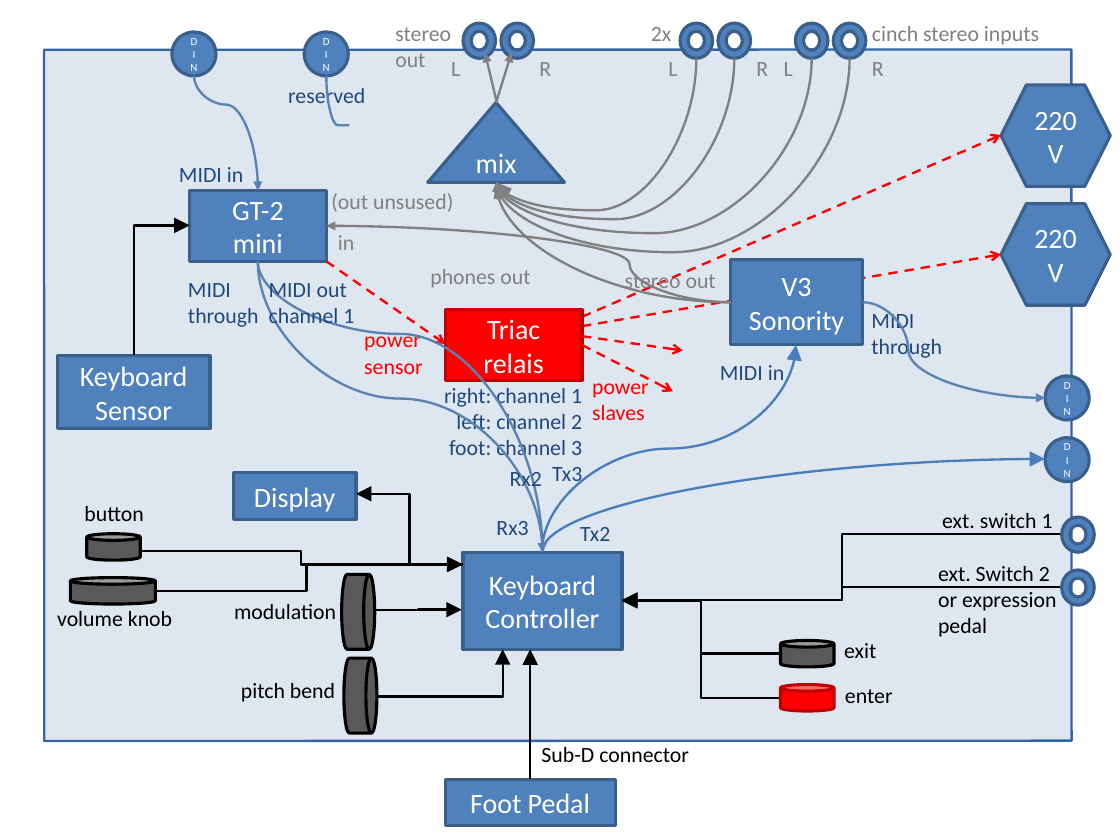
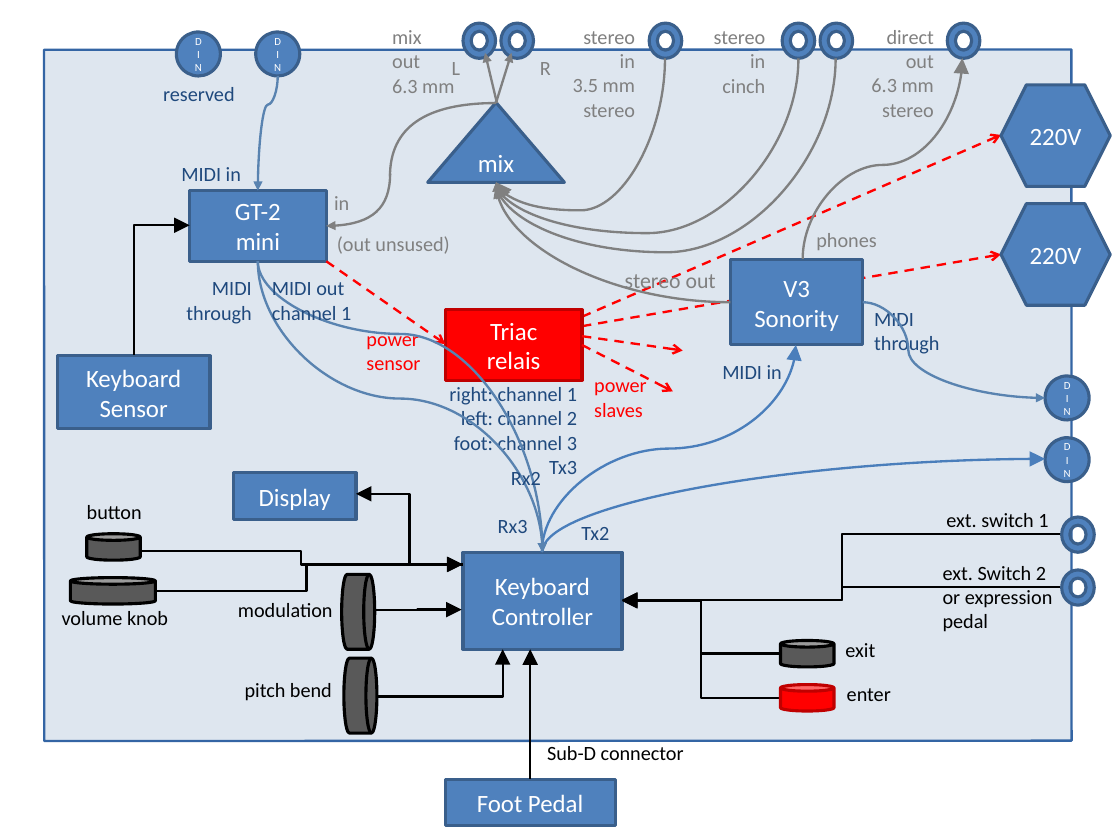
Before and after one commit to HaraldRieder/Keyboard_Controller, a slide deck: slide 1 of electronics/Hardware.odp. Drawn at 1120x840 pixels with LibreOffice and Linux fonts; fonts in the diff are those of the drawing. Boxes give left, top, right and bottom in pixels: in the first picture for what was removed or moved away, otherwise in the second. Text is boxed around its words. In the diff, an @@ line names an element or a change of style, - is before the commit and + after.

Commit message:
audio wiring changed (now with 3.5 mm stero input and 6.3 mm stereo output)

```diff
--- a/electronics/Hardware.odp
+++ b/electronics/Hardware.odp
@@ donut: place and size @@
-donut at bbox=[680, 24, 712, 58]
+donut at bbox=[650, 24, 682, 58]
@@ donut: place and size @@
-donut at bbox=[795, 24, 828, 58]
+donut at bbox=[782, 24, 814, 58]
@@ donut: place and size @@
-donut at bbox=[833, 24, 866, 58]
+donut at bbox=[820, 24, 852, 58]
@@ donut: place and size @@
-donut at bbox=[718, 24, 750, 58]
+donut at bbox=[948, 24, 980, 58]
@@ ellipse "DIN": place and size @@
-ellipse "DIN" at bbox=[305, 32, 348, 76]
+ellipse "DIN" at bbox=[176, 32, 220, 76]
@@ ellipse "DIN": place and size @@
-ellipse "DIN" at bbox=[172, 32, 216, 76]
+ellipse "DIN" at bbox=[255, 32, 299, 76]
@@ text at bbox=[392, 30, 454, 93]: text changed; size 14 to 13 pt @@
-stereo
-out
+mix
+out
+6.3 mm
@@ curved arrow moved from (812, 58) - (496, 183) to (799, 58) - (496, 183) @@
@@ curved arrow moved from (850, 58) - (496, 183) to (836, 58) - (496, 183) @@
@@ curved arrow moved from (697, 58) - (496, 183) to (665, 58) - (496, 183) @@
@@ text at bbox=[573, 31, 635, 117]: text changed; size 14 to 13 pt @@
-2x
+stereo
+in
+3.5 mm
+stereo
@@ text at bbox=[714, 31, 766, 93]: text changed; size 14 to 13 pt @@
-cinch stereo inputs
+stereo
+in
+cinch
@@ curved arrow moved from (735, 58) - (496, 183) to (803, 259) - (962, 58) @@
@@ text added at bbox=[871, 30, 934, 117], 13 pt, text #808080 @@
+direct
+out
+6.3 mm
+stereo
@@ text "reserved": place and size @@
-text "reserved" at bbox=[288, 85, 365, 110]
+text "reserved" at bbox=[163, 87, 234, 101]
@@ curved arrow moved from (194, 76) - (258, 190) to (278, 76) - (258, 190) @@
@@ curved line removed from (326, 76) to (349, 125) @@
@@ text removed at bbox=[668, 62, 677, 76] @@
-L
@@ text removed at bbox=[756, 62, 768, 76] @@
-R
@@ text removed at bbox=[784, 62, 793, 76] @@
-L
@@ text removed at bbox=[872, 62, 884, 76] @@
-R
@@ freeform shape added at bbox=[390, 103, 496, 177], outline #808080 1.5 pt @@
@@ freeform shape added at bbox=[326, 174, 390, 226], outline #808080 1.5 pt @@
@@ text "in": place and size @@
-text "in" at bbox=[338, 235, 354, 250]
+text "in" at bbox=[334, 196, 349, 210]
@@ text "(out unsused)": place and size @@
-text "(out unsused)" at bbox=[331, 193, 453, 212]
+text "(out unsused)" at bbox=[337, 236, 449, 254]
@@ curved arrow removed from (730, 302) to (326, 226) @@
@@ text at bbox=[816, 233, 876, 250]: text changed; size 14 to 13 pt @@
-phones out
+phones
@@ text "MIDI" at bbox=[186, 282, 252, 324]: size 14 to 13 pt; alignment left to right @@
@@ size 14 to 13 pt in 22 elements at bbox=[452, 62, 461, 75], bbox=[847, 688, 891, 701], bbox=[722, 365, 782, 379], bbox=[181, 167, 241, 181], bbox=[87, 505, 142, 519], bbox=[845, 643, 875, 657], bbox=[511, 468, 541, 491], bbox=[245, 683, 332, 701], bbox=[238, 603, 333, 617], bbox=[62, 611, 168, 625], bbox=[946, 513, 1048, 527], bbox=[547, 746, 684, 760], bbox=[366, 330, 420, 370], bbox=[594, 376, 646, 417], bbox=[943, 566, 1053, 632], bbox=[874, 309, 939, 357], bbox=[449, 384, 577, 474], bbox=[334, 196, 349, 210], bbox=[337, 236, 449, 254], bbox=[163, 87, 234, 101], bbox=[498, 520, 528, 533], bbox=[272, 282, 351, 326] @@
@@ size 18 to 16 pt in 10 elements at bbox=[189, 190, 326, 261], bbox=[730, 260, 862, 345], bbox=[463, 552, 622, 650], bbox=[445, 780, 615, 825], bbox=[57, 356, 209, 429], bbox=[428, 102, 564, 181], bbox=[446, 310, 582, 381], bbox=[1001, 85, 1111, 187], bbox=[1001, 204, 1111, 306], bbox=[233, 473, 356, 519] @@
```
Also in this commit, not shown: 2 other slides changed, 2 other files.
